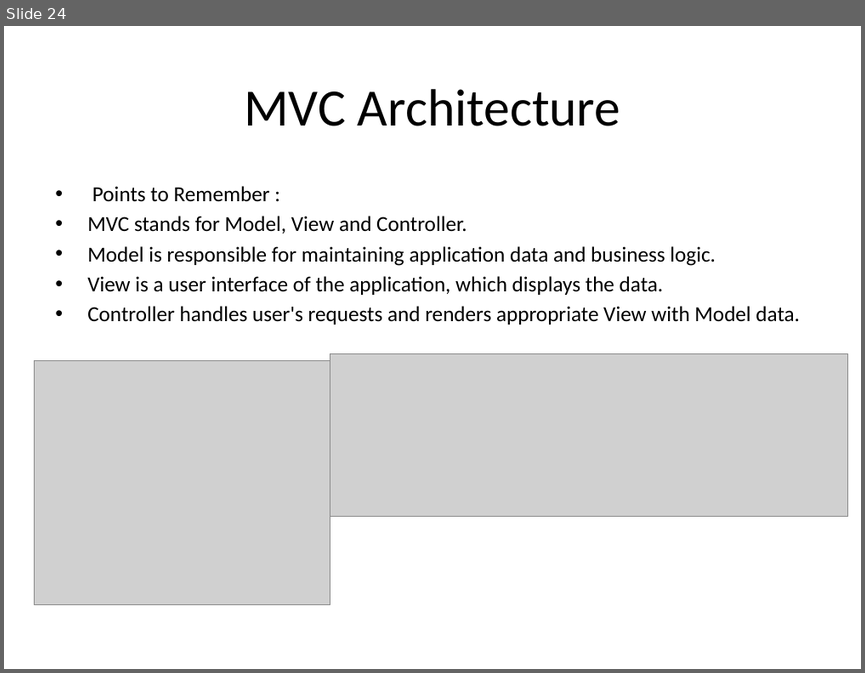
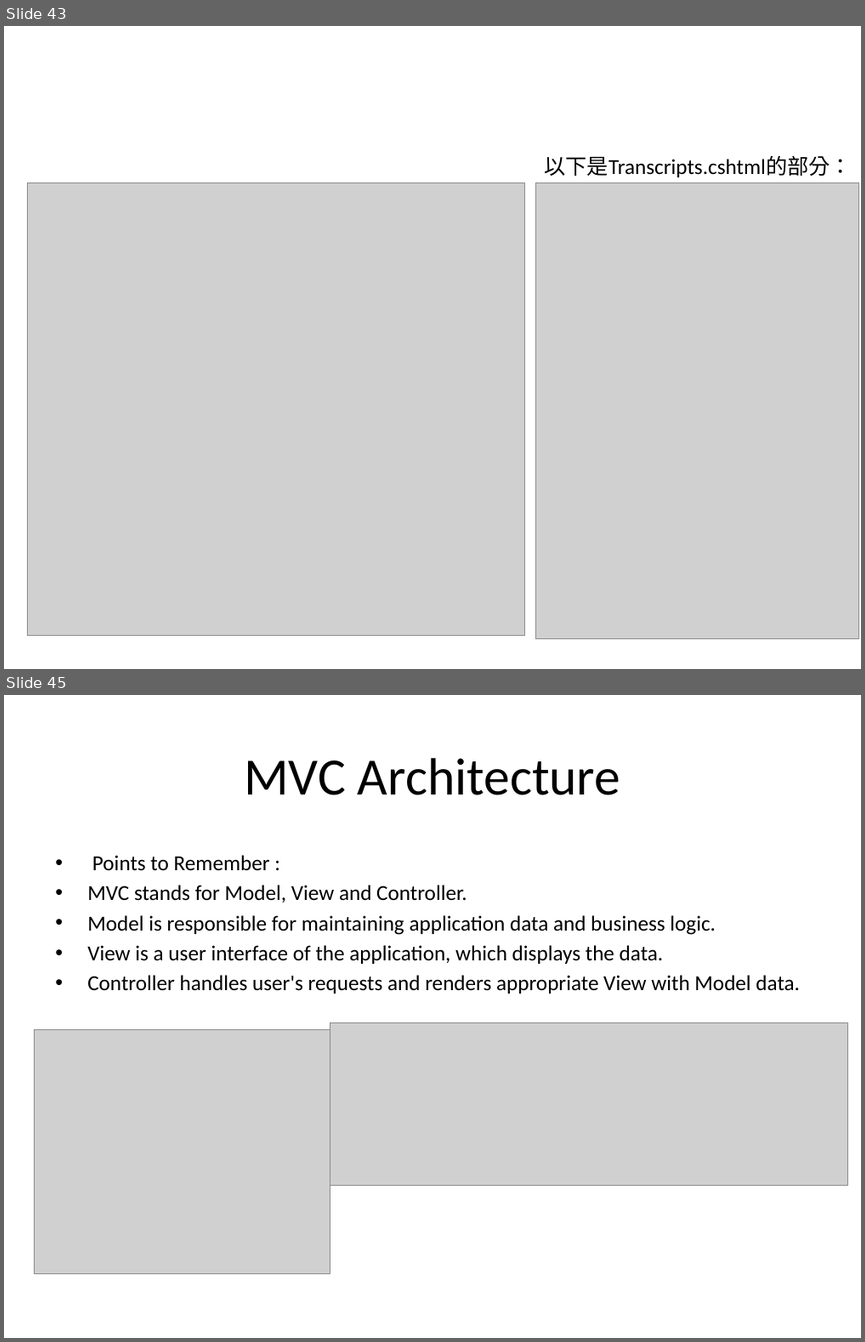
Before and after one commit to SunriseK/MVC_Prac_MS, a slide deck: Note_MVC_MS.pptx. Shown one above the other, each under a label of ours: slide 24 before the commit, slides 43 and 45 after it; the slides between them are not shown. The pictures are 865x673 and 865x1342 pixels, drawn with LibreOffice and Linux fonts; fonts in the diff are those of the drawing; grey boxes stand for pictures. Boxes give left, top, right and bottom in pixels: in the first picture for what was removed or moved away, otherwise in the second. Text is boxed around its words. In the diff, an @@ line names an element or a change of style, - is before the commit and + after.

```diff
--- a/Note_MVC_MS.pptx
+++ b/Note_MVC_MS.pptx
@@ slide 43 added at box(4, 26, 861, 669), background #FFFFFF @@
@@ text added at box(545, 155, 851, 177), 18 pt, text #000000 @@
+以下是Transcripts.cshtml的部分：
@@ picture added at box(28, 182, 525, 635) @@
@@ picture added at box(536, 182, 859, 638) @@
@@ what was slide 24 is now slide 45 @@
```
Also in this commit, not shown: 20 other slides added, 23 other files.
